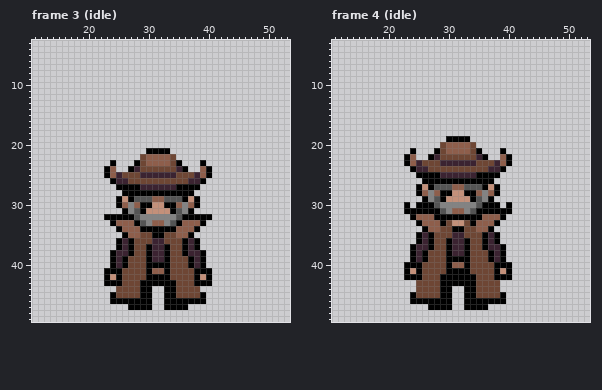
Two states of a pixel-art file, assets/entities/characters/npc/storyteller.ase. This is how it looked before the edit.
64x64 pixels, 28 frames. Shown: frame 3 (idle): x 11..53, y 3..49; frame 4 (idle): x 11..53, y 3..49. The commit also changed other frames, which this record leaves out.
After the commit:
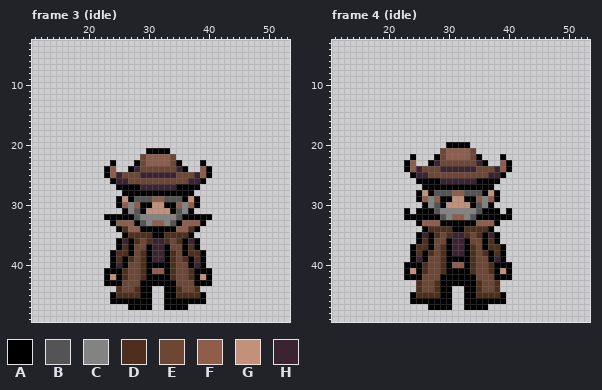
Palette (. is transparent): A #000000  B #545454  C #838383  D #4e2e1c  E #6e4634  F #8e5e4b  G #c3907a  H #3b2331
From old to new:
Changed rows in their new state; - is an unchanged pixel.
Frame 3 (idle), layer "Layer 1":
first column x 25:
34 -D----------D-
35 --DDDD--DDDD--
36 ---D-D--D-D---
37 -D----------D-
38 DD--D----D--DD
39 D-D-D----D-D-D
40 ----D----D----
41 -D--D----D--D-
42 -D--D----D--D-
44 D--D------D--D
45 DDDD------DDDD
Frame 4 (idle), layer "Layer 1":
first column x 23:
19 -------....-------
20 ------.AAAA.------
21 -.---.------.---.-
22 .A--.A-FFFF-A.--A.
23 --..AHEEEEEEHA..--
24 AF-E--HHHHHH--E-FA
25 -AHHEEEEEEEEEEHHA-
26 --A---HHHHHH---A--
27 --.A-AAAAAAAA-A.--
28 ---GABBBFFBBBAG---
29 --AF-F-A--A-F-FA--
30 .-.-C-AGGGGA-C-.-.
31 -.---BC-CC-CB---.-
32 A-AAA-BCFFCB-AAA-A
33 -------AAAA-------
34 ----DDDD--DDDD----
35 -----D-D--D-D-----
36 ---D----------D---
37 --DD--D----D--DD--
38 --D-D-D----D-D-D--
39 ------D----D------
40 ---D--D----D--D---
41 ---D--D----D--D---
43 --D--D------D--D--
44 --D--D------D--D--
45 --DDDD------DDDD--
Boxes around the changes in both pictures, in picture pixels (x1, y1, x2, y2):
changed: (116, 226, 200, 298)
changed: (404, 136, 512, 298)
